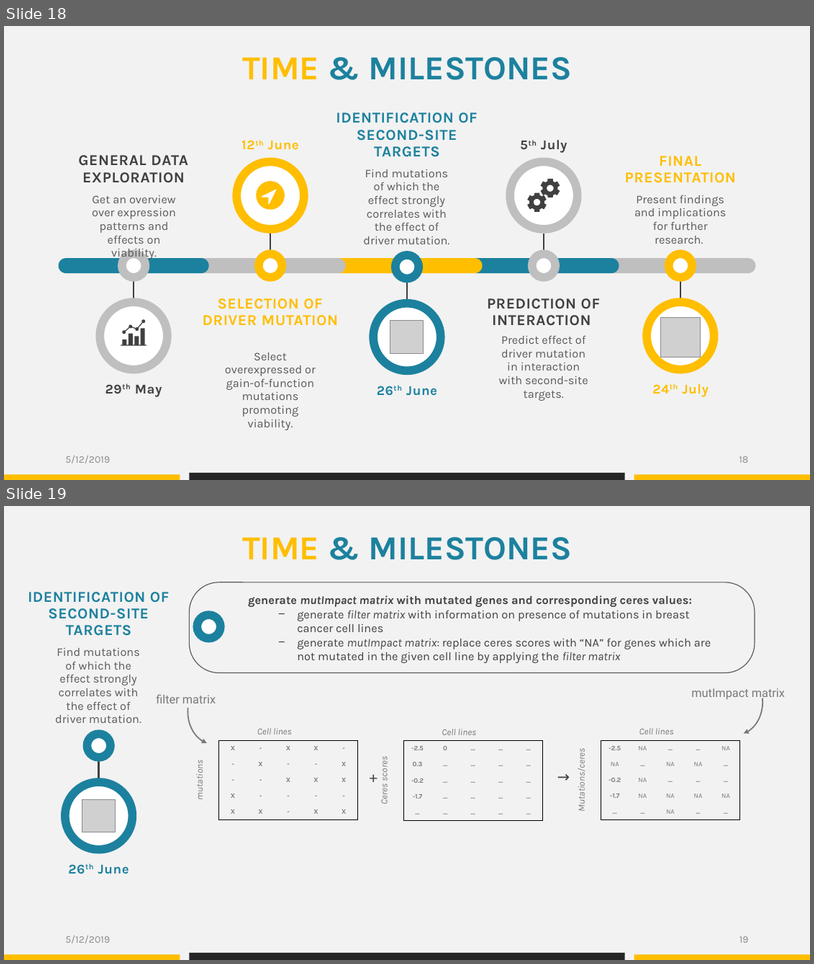
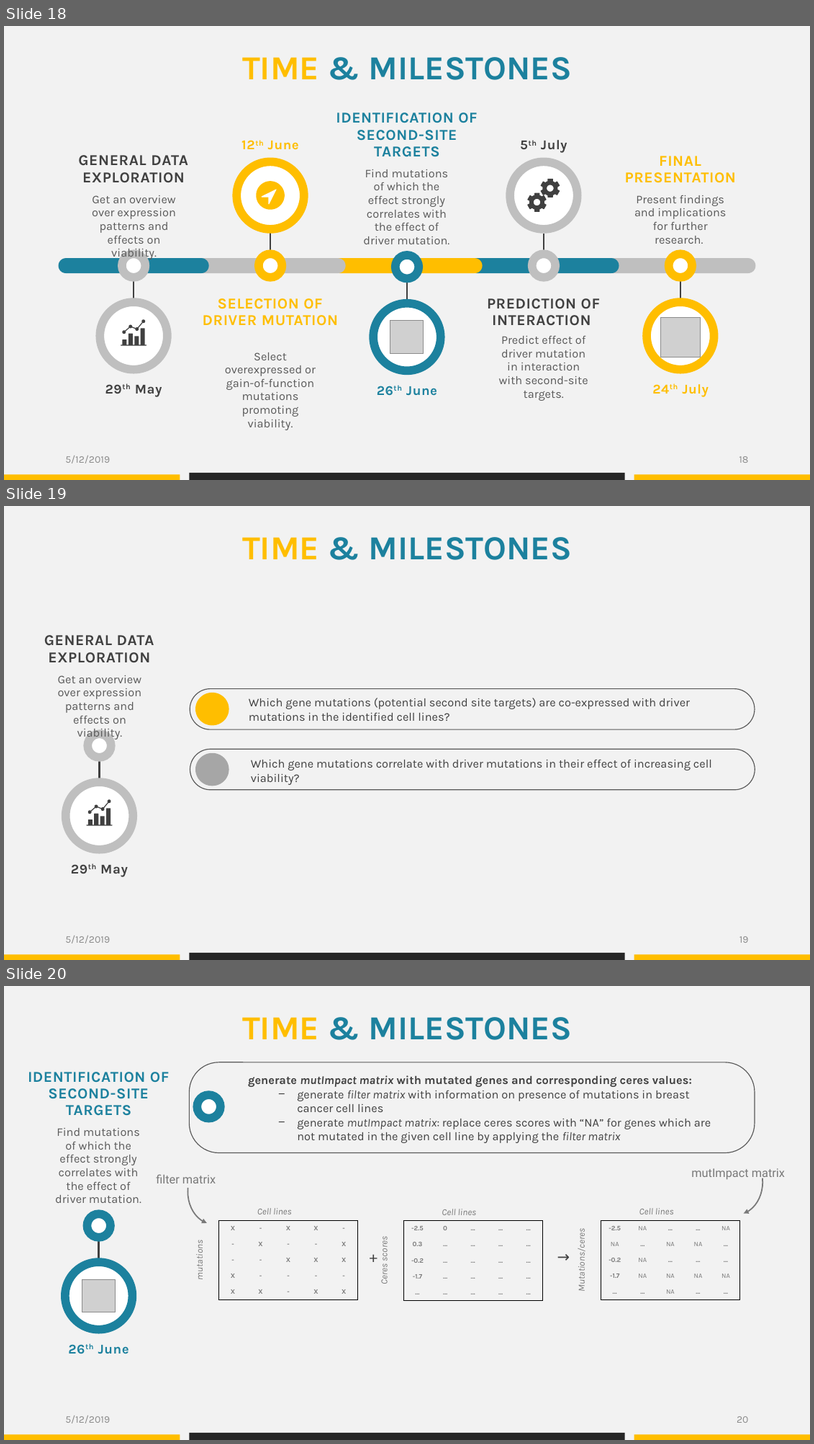
Before and after one commit to datascience-mobi/group-04-project-1-4, a slide deck: Project proposal_presentation_V1.pptx. Shown one above the other, each under a label of ours: slides 18 and 19 before the commit, slides 18, 19 and 20 after it. The pictures are 814x964 and 814x1444 pixels, drawn with LibreOffice and Linux fonts; fonts in the diff are those of the drawing; grey boxes stand for pictures. Boxes give left, top, right and bottom in pixels: in the first picture for what was removed or moved away, otherwise in the second. Text is boxed around its words. In the diff, an @@ line names an element or a change of style, - is before the commit and + after.

```diff
--- a/Project proposal_presentation_V1.pptx
+++ b/Project proposal_presentation_V1.pptx
@@ slide 19 added at [4, 506, 810, 960], background #F2F2F2 @@
@@ text added at [242, 537, 572, 560], 40 pt, text #1C819E, bold @@
+TIME & MILESTONES
@@ rounded rectangle added at [190, 689, 755, 729], outline #595959 1 pt @@
@@ ellipse added at [196, 692, 229, 725], fill #FFBE00 @@
@@ text added at [249, 698, 690, 721], 14 pt, text #404040 @@
+Which gene mutations (potential second site targets) are co-expressed with driver mutations in the identified cell lines?
@@ rounded rectangle added at [190, 749, 756, 790], outline #595959 1 pt @@
@@ ellipse added at [196, 753, 229, 785], fill #A6A6A6 @@
@@ text added at [251, 759, 712, 785], 14 pt, text #404040 @@
+Which gene mutations correlate with driver mutations in their effect of increasing cell viability?
@@ group added at [44, 635, 154, 877]: 3 texts, 2 ellipses, 2 freeform shapes, 1 line @@
+GENERAL DATA EXPLORATION
+Get an overview over expression patterns and effects on viability.
+29th May
@@ text added at [65, 935, 110, 943], 12 pt, text #8C8C8C @@
+5/12/2019
@@ page number added at [740, 936, 749, 942], 12 pt, text #8C8C8C @@
+19
@@ rectangle added at [4, 955, 180, 960], fill #FFBE00 @@
@@ rectangle added at [189, 952, 625, 960], fill #262626 @@
@@ rectangle added at [634, 955, 810, 960], fill #FFBE00 @@
@@ what was slide 19 is now slide 20 @@
@@ page number at [737, 1416, 748, 1422]: text changed @@
-19
+20
```
Also in this commit, not shown: 10 slides changed, 1 slide removed.
